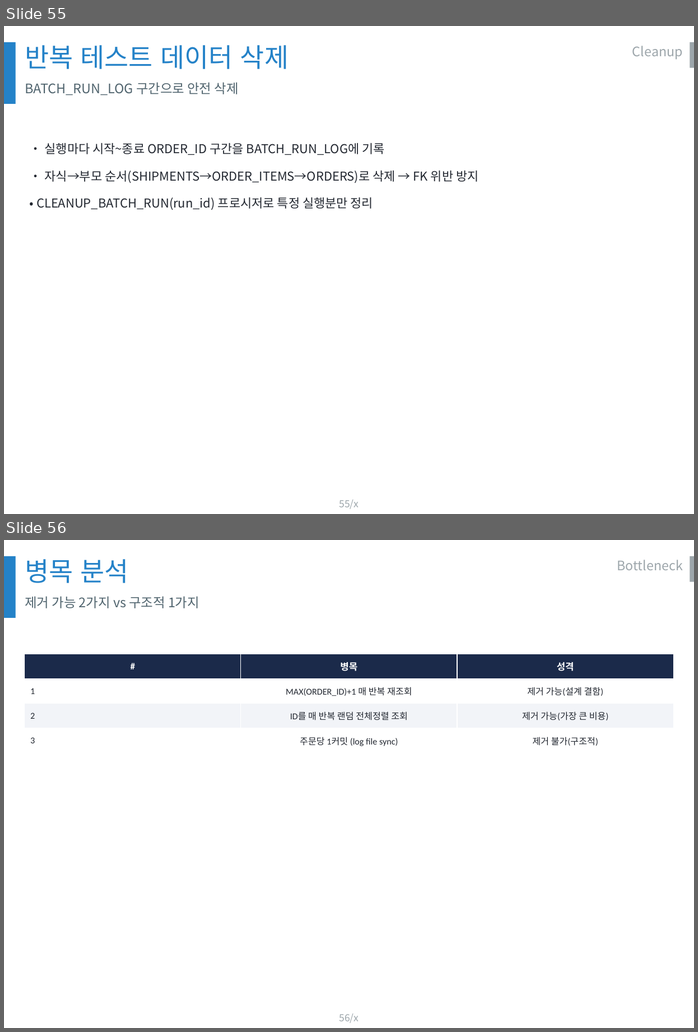
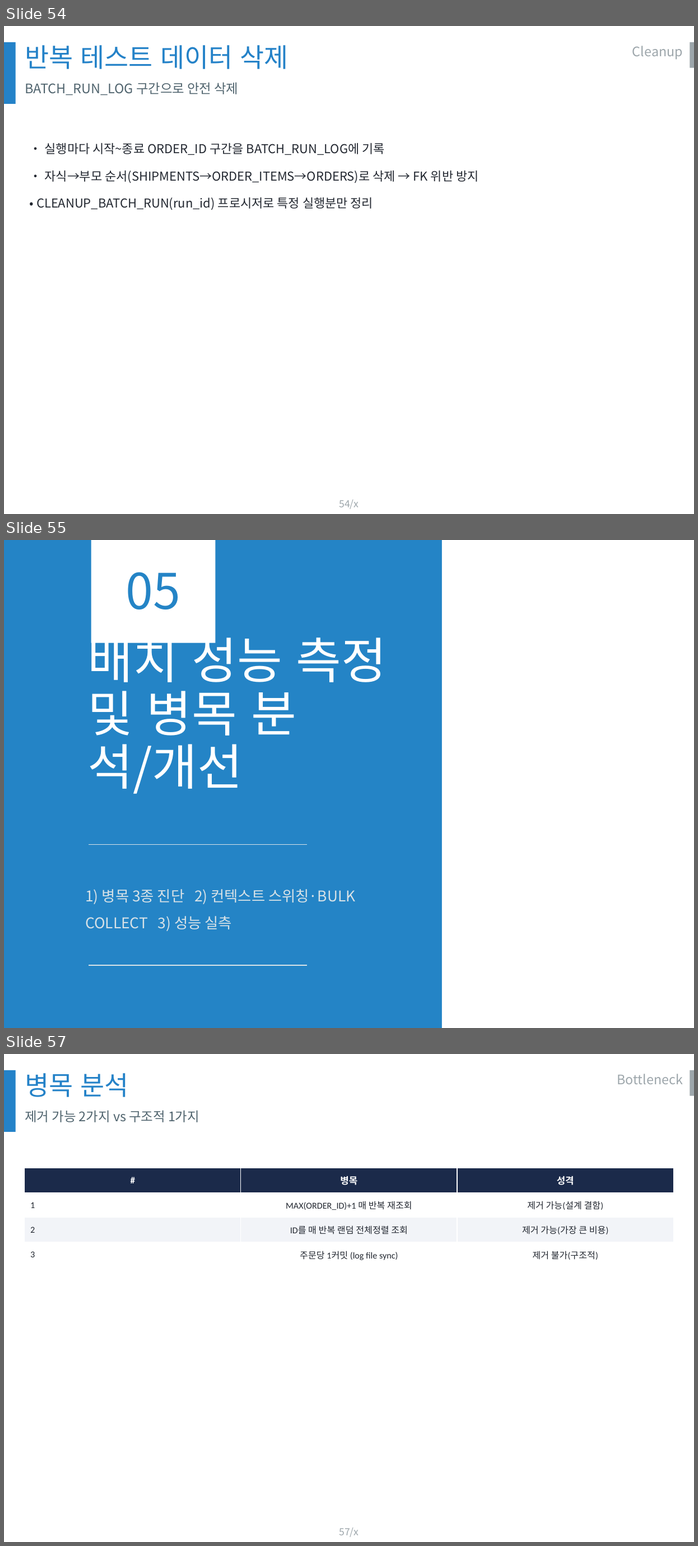
Before and after one commit to olmas70/slides, a slide deck: ppt/BO_DB운영_발표.pptx. Shown one above the other, each under a label of ours: slides 55 and 56 before the commit, slides 54, 55 and 57 after it; the slides between them are not shown. The pictures are 698x1032 and 698x1546 pixels, drawn with LibreOffice and Linux fonts; fonts in the diff are those of the drawing; background and template pictures are left out. Boxes give left, top, right and bottom in pixels: in the first picture for what was removed or moved away, otherwise in the second. Text is boxed around its words. In the diff, an @@ line names an element or a change of style, - is before the commit and + after.

```diff
--- a/ppt/BO_DB운영_발표.pptx
+++ b/ppt/BO_DB운영_발표.pptx
@@ slide 55 added at <box>4,540,694,1028</box>, background #2484C6 @@
@@ rectangle added at <box>91,540,216,643</box>, fill #FFFFFF @@
@@ rectangle added at <box>442,540,694,1028</box>, fill #FFFFFF @@
@@ text added at <box>126,572,180,609</box>, 60 pt, text #2484C6 @@
+05
@@ title added at <box>88,628,387,794</box>, 60 pt, text #FFFFFF @@
+배치 성능 측정 및 병목 분석/개선
@@ line added from (89, 845) to (308, 845), #D8E2E7 1 pt @@
@@ text added at <box>85,889,355,931</box>, 18 pt, text #D8E2E7 @@
+1) 병목 3종 진단 2) 컨텍스트 스위칭·BULK COLLECT 3) 성능 실측
@@ line added from (89, 966) to (308, 966), #D8E2E7 1 pt @@
@@ what was slide 55 is now slide 54 @@
@@ page number at <box>339,499,358,509</box>: text changed @@
-55/x
+54/x
@@ what was slide 56 is now slide 57 @@
@@ page number at <box>339,1527,358,1537</box>: text changed @@
-56/x
+57/x
```
Also in this commit, not shown: 6 slides changed, 1 other slide added.
